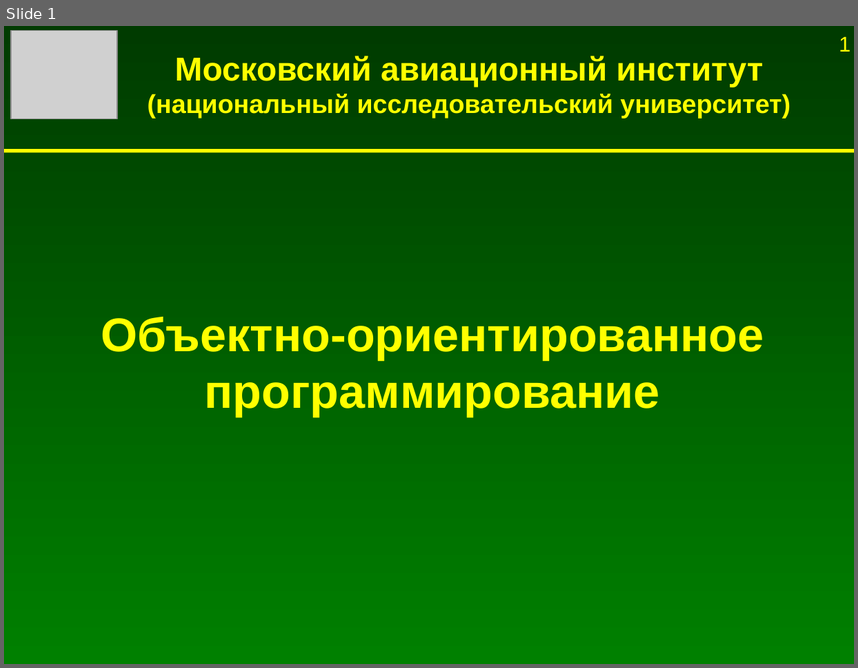
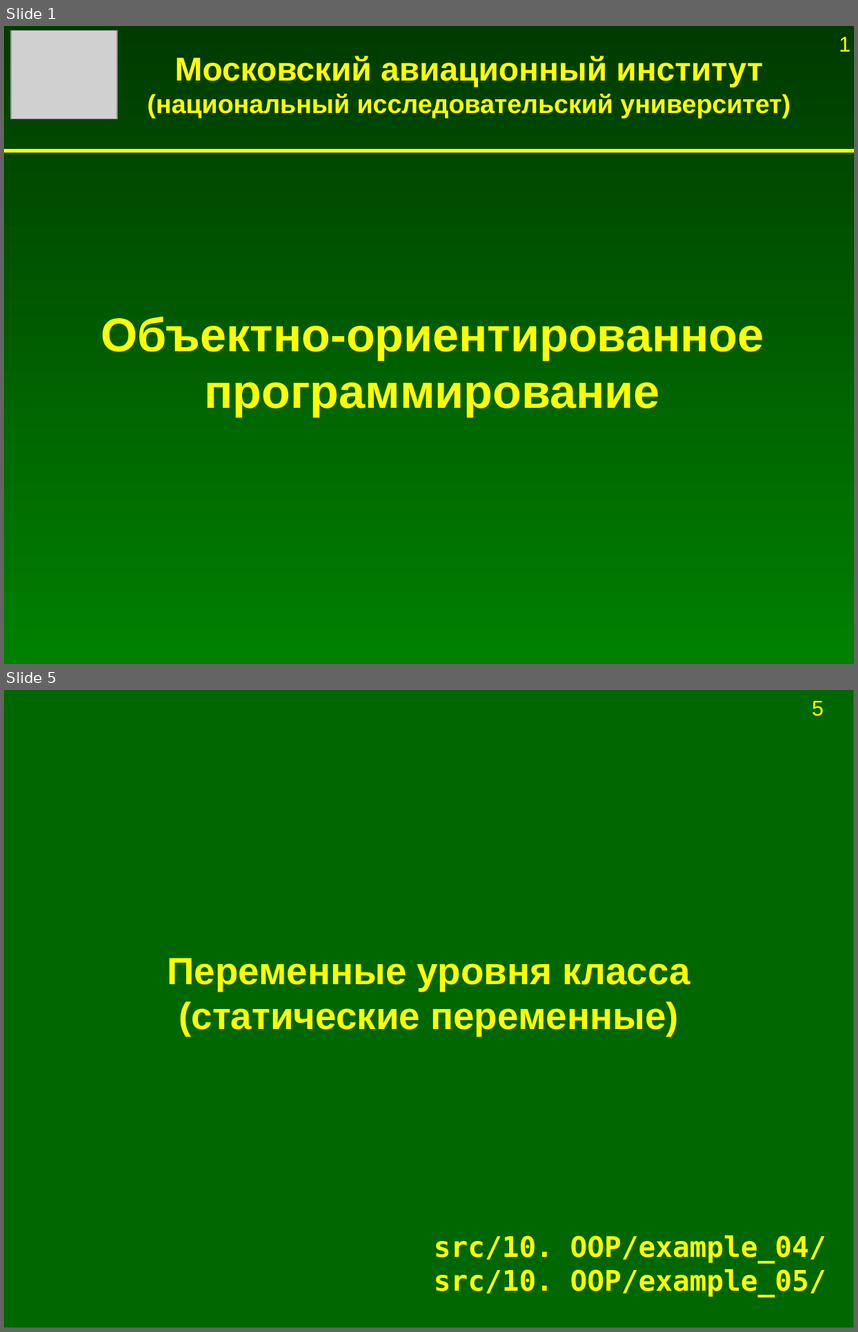
Before and after one commit to Jenyay/modelling, a slide deck: python language/presentations/12. OOP.odp. Shown one above the other, each under a label of ours: slide 1 before the commit, slides 1 and 5 after it; the slides between them are not shown. The pictures are 858x668 and 858x1332 pixels, drawn with LibreOffice and Linux fonts; fonts in the diff are those of the drawing; grey boxes stand for pictures. Boxes give left, top, right and bottom in pixels: in the first picture for what was removed or moved away, otherwise in the second. Text is boxed around its words. In the diff, an @@ line names an element or a change of style, - is before the commit and + after.

```diff
--- a/python language/presentations/12. OOP.odp
+++ b/python language/presentations/12. OOP.odp
@@ slide 5 added at [4,690,854,1328], background #FFFFFF @@
@@ rectangle added at [4,690,854,1328], fill #006600, outline #009900 0 pt @@
@@ page number added at [812,700,824,716], 18 pt, text #FFFF00 @@
+5
@@ title added at [167,958,690,1036], 32 pt, text #FFFF00, bold @@
+Переменные уровня класса (статические переменные)
@@ title added at [434,1234,826,1297], 24 pt, text #FFFF00, bold @@
+src/10. OOP/example_04/
+src/10. OOP/example_05/
```
Also in this commit, not shown: 4 other slides added, 11 other files.
